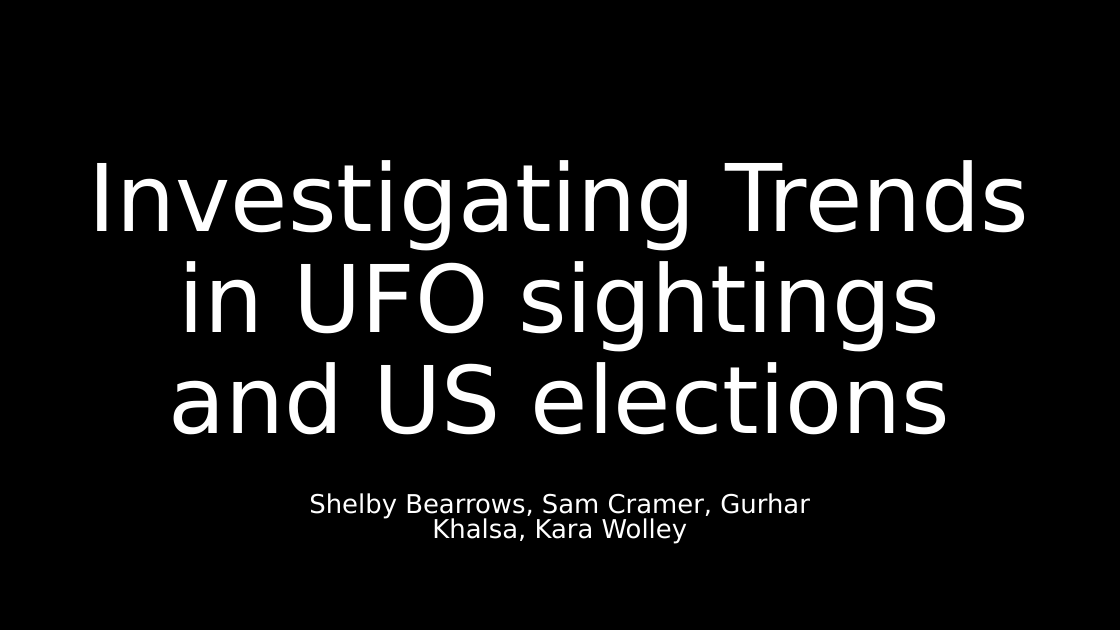
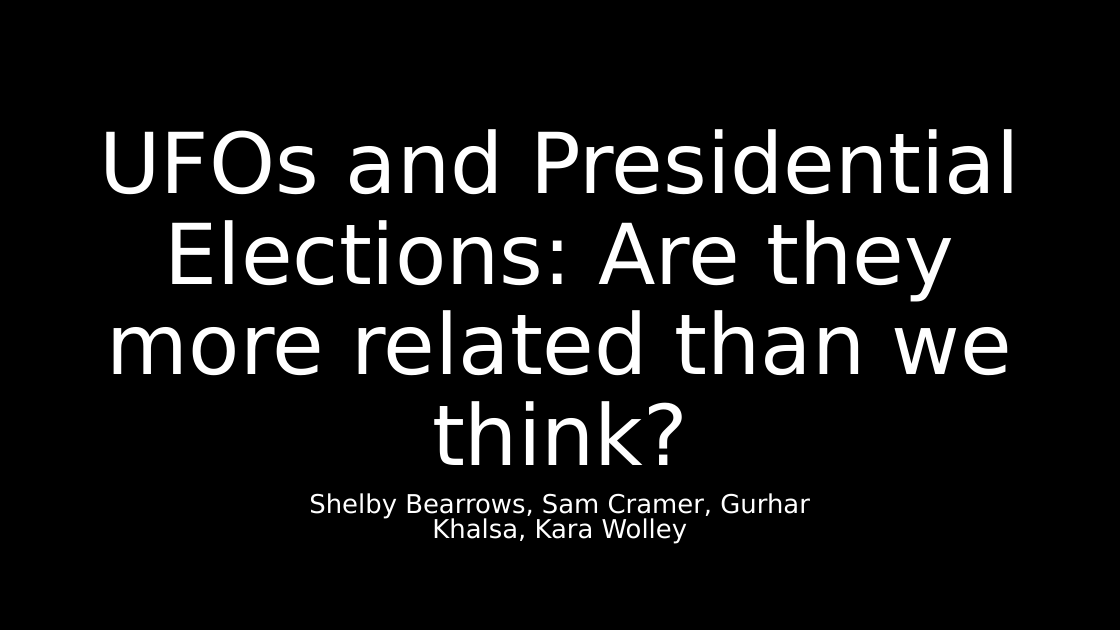
Before and after one commit to KWolley/CSPB4502_DreamTeam, a slide deck: slide 1 of UFO_presidentalElections.pptx. Drawn at 1120x630 pixels with LibreOffice and Linux fonts; fonts in the diff are those of the drawing; background and template pictures are left out. Boxes give left, top, right and bottom in pixels: in the first picture for what was removed or moved away, otherwise in the second. Text is boxed around its words. In the diff, an @@ line names an element or a change of style, - is before the commit and + after.

```diff
--- a/UFO_presidentalElections.pptx
+++ b/UFO_presidentalElections.pptx
@@ title at (99,129,1019,465): text changed; size 80 to 72 pt @@
-Investigating Trends in UFO sightings and US elections
+UFOs and Presidential Elections: Are they more related than we think?
```
Also in this commit, not shown: 3 other slides changed, 1 slide added.
